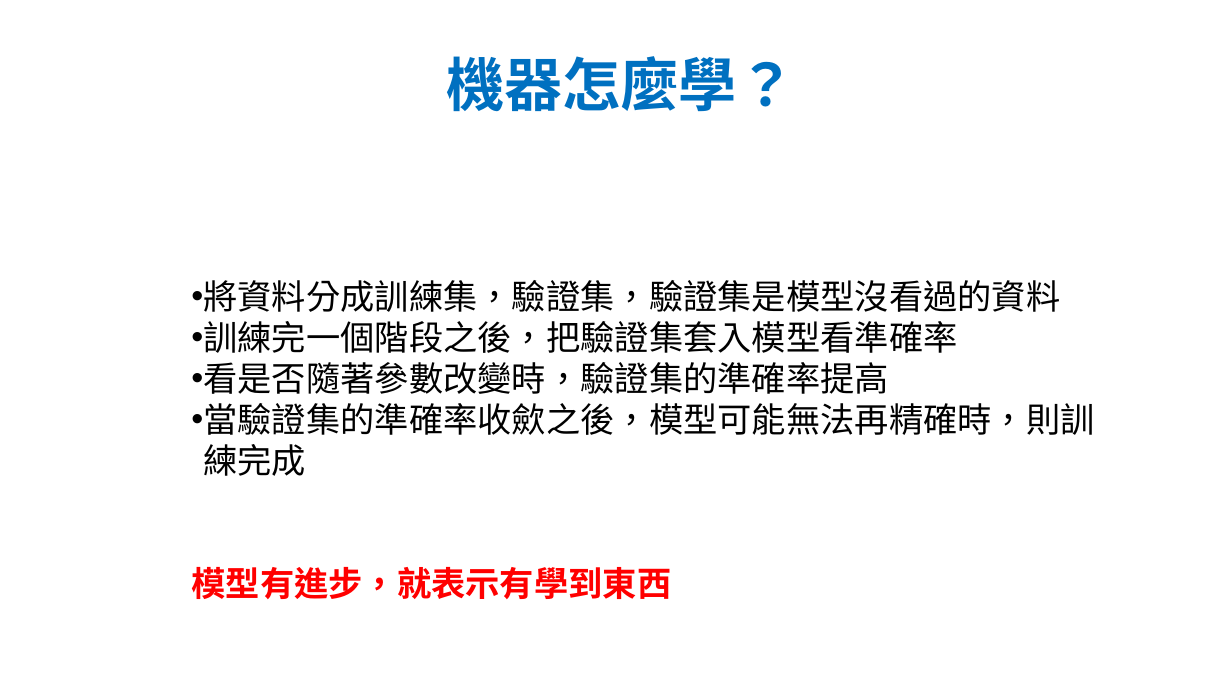
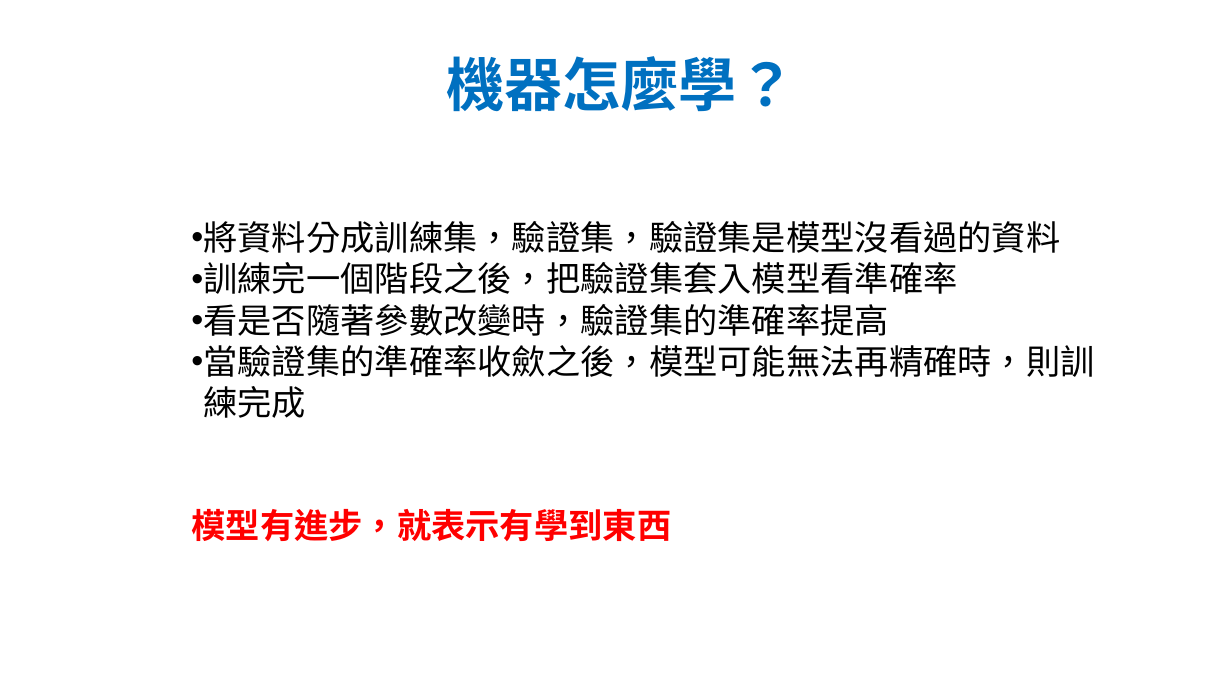
Before and after one commit to joshhu/cht_pytorch_201910, a slide deck: slide 37 of 02 - Neural Network.pptx (slide 36 before the commit). Drawn at 1232x693 pixels with LibreOffice and Linux fonts; fonts in the diff are those of the drawing. Boxes give left, top, right and bottom in pixels: in the first picture for what was removed or moved away, otherwise in the second. Text is boxed around its words. In the diff, an @@ line names an element or a change of style, - is before the commit and + after.

```diff
--- a/02 - Neural Network.pptx
+++ b/02 - Neural Network.pptx
@@ text "將資料分成訓練集，驗證集，驗證集是模型沒看過的資料": place and size @@
-text "將資料分成訓練集，驗證集，驗證集是模型沒看過的資料" at bbox=[191, 280, 1094, 599]
+text "將資料分成訓練集，驗證集，驗證集是模型沒看過的資料" at bbox=[191, 221, 1094, 541]
```
Also in this commit, not shown: 3 other slides changed, 1 slide added, 15 other files.
